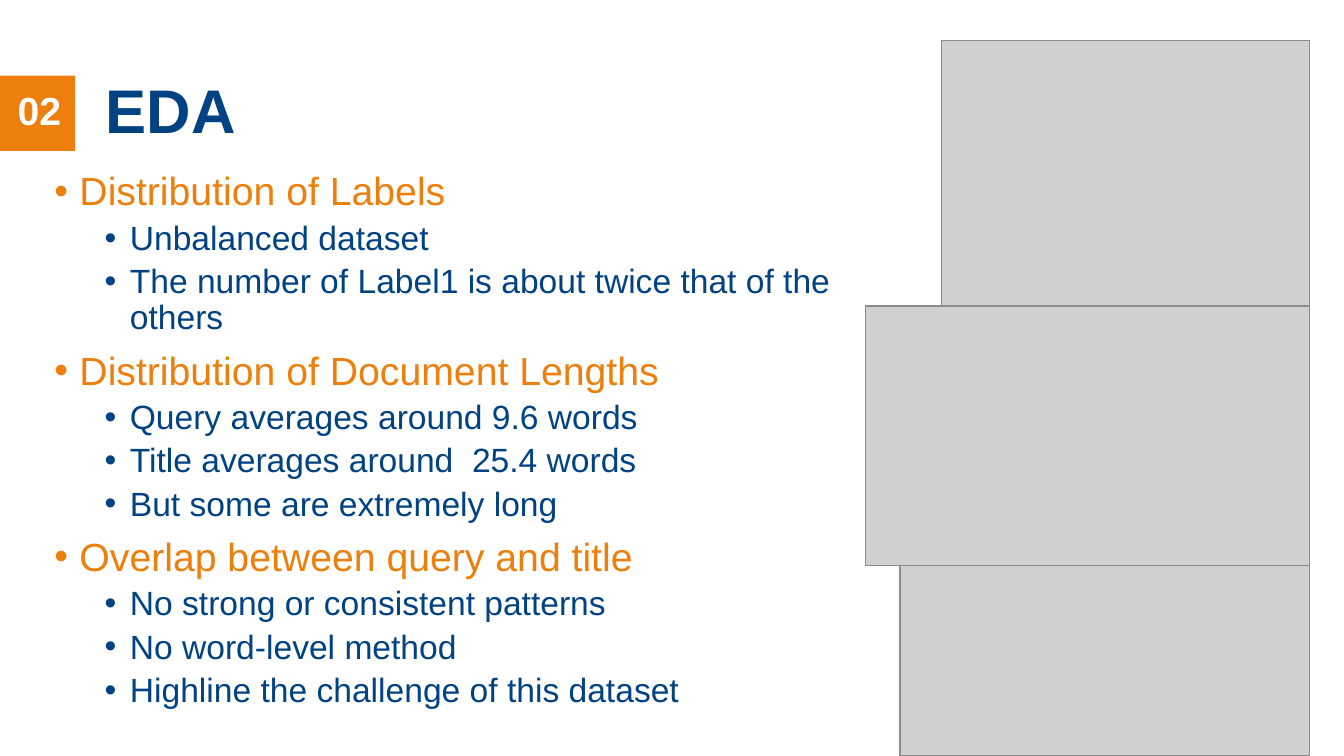
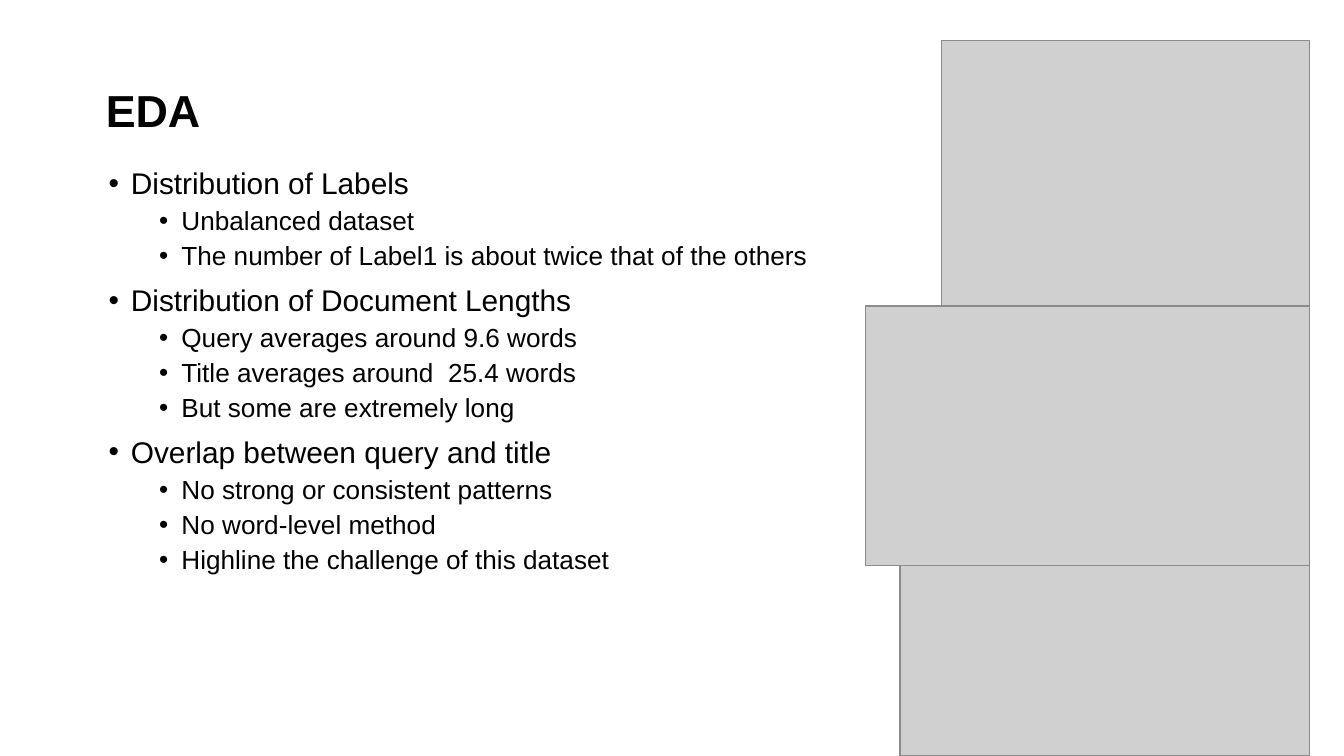
Before and after one commit to lijunfeng99/CS5242-project_25, a slide deck: slide 3 of CS5242_Presentation.pptx. Drawn at 1344x756 pixels with LibreOffice and Linux fonts; fonts in the diff are those of the drawing; grey boxes stand for pictures; background and template pictures are left out. Boxes give left, top, right and bottom in pixels: in the first picture for what was removed or moved away, otherwise in the second. Text is boxed around its words. In the diff, an @@ line names an element or a change of style, - is before the commit and + after.

```diff
--- a/CS5242_Presentation.pptx
+++ b/CS5242_Presentation.pptx
@@ text "EDA" at [106, 96, 201, 127]: size 33 to 24 pt, text colour #004282 to #000000 @@
@@ rectangle removed at [0, 75, 75, 151] @@
@@ text "Distribution of Labels": place and size @@
-text "Distribution of Labels" at [79, 176, 830, 708]
+text "Distribution of Labels" at [131, 172, 807, 575]
@@ text "Distribution of Labels" at [131, 172, 807, 575]: size 21 to 16 pt, text colour #ED7F0D to #000000 in "Distribution of Labels", "Distribution of Document Lengths", "Overlap between query and title"; size 18 to 14 pt, text colour #004282 to #000000 in "Unbalanced dataset", "The number of Label1 is about twice ...", "Query averages around 9.6 words", "Title averages around 25.4 words" and 4 more places; indent changed; less space between paragraphs @@
```
Also in this commit, not shown: 3 other slides changed, 3 slides added, 1 slide removed.
